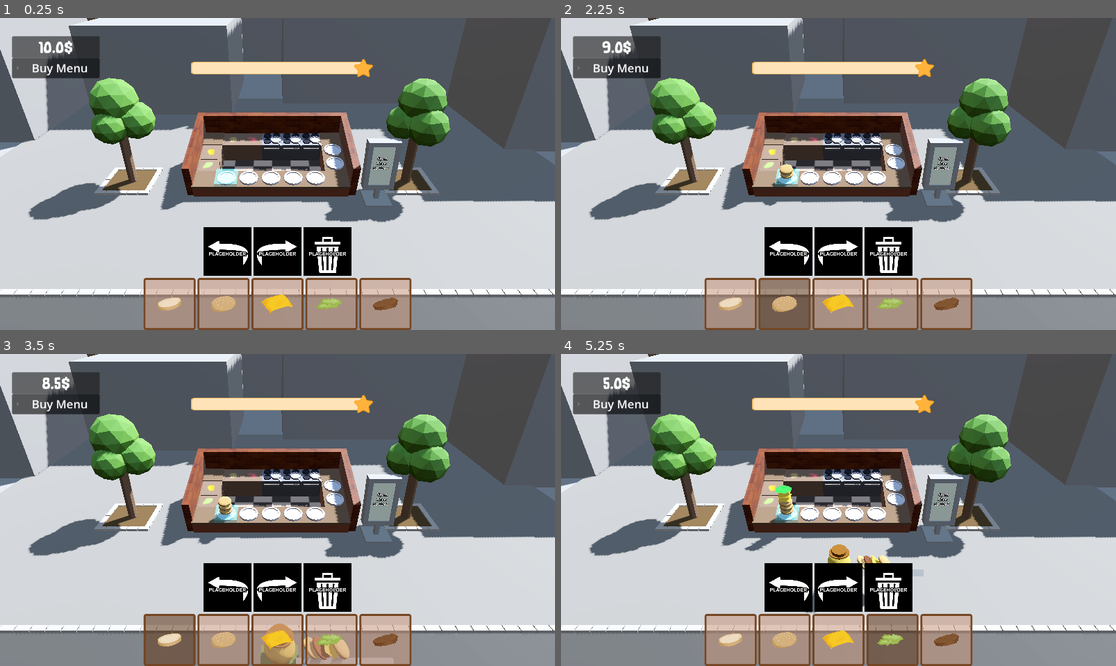
Above: before the commit, frames 1-4 (two rows, left to right).
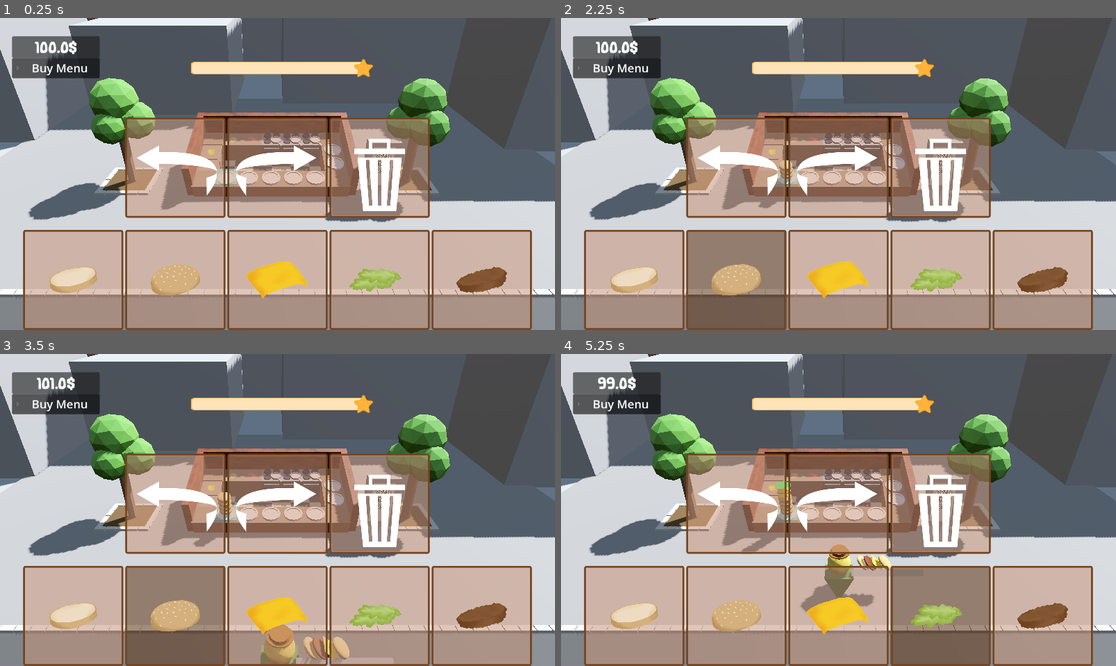
Above: after the commit, the same moments.

Repository: thewasmans/2026-game-jam-burger-truck
Game: Godot game, scene res://scenes/main.tscn
Same seed, same stepped clock (60 frames per second), same inputs: the game is played once before the commit and once after it.
Inputs (mouse positions are in pixels of both pictures, inside the frame that each line leads up to):
- Up to frame 1 (0.25 s): no input
- Up to frame 2 (2.25 s): click (733, 305) at 0.52 s; click (633, 280) at 1.27 s; click (783, 305) at 2.02 s
- Up to frame 3 (3.5 s): click (177, 616) at 2.77 s
- Up to frame 4 (5.25 s): click (838, 641) at 3.52 s; click (838, 616) at 4.27 s; click (894, 641) at 5.02 s

The runs differ from the first frame. In frame 1, 41% of the frame differs, in the area x 4-96%, y 7-100%; in frame 2, 42%; in frame 3, 41%; in frame 4, 42%.

Commit message:
Improve features game

Diff:
--- a/contents/prefabs/kitchen/timer_board.tscn
+++ b/contents/prefabs/kitchen/timer_board.tscn
@@ -63,3 +63,5 @@
 
 [node name="Label3D" type="Label3D" parent="." unique_id=615302430]
 transform = Transform3D(-1, 0, 8.742278e-08, 0, 1, 0, -8.742278e-08, 0, -1, 0, 1.952822, -0.1800667)
+pixel_size = 0.0075
+text = "00:00"
--- a/contents/prefabs/ui/game_ui.tscn
+++ b/contents/prefabs/ui/game_ui.tscn
@@ -7,18 +7,6 @@
 [ext_resource type="PackedScene" uid="uid://b8q3ynq5ni8tq" path="res://contents/prefabs/ui/buy_menu_ui.tscn" id="5_ytt4t"]
 [ext_resource type="Texture2D" uid="uid://c5vhv8j1pq7ok" path="res://contents/ui/assets/right_arrow.png" id="6_ckmay"]
 [ext_resource type="Texture2D" uid="uid://bbtfkx7mh5t6o" path="res://contents/ui/assets/trash.png" id="7_ckmay"]
-
-[sub_resource type="StyleBoxFlat" id="StyleBoxFlat_3sry6"]
-bg_color = Color(0.6, 0.6, 0.6, 0)
-
-[sub_resource type="StyleBoxFlat" id="StyleBoxFlat_cdxd4"]
-bg_color = Color(0.6, 0.6, 0.6, 0)
-
-[sub_resource type="StyleBoxFlat" id="StyleBoxFlat_13grj"]
-bg_color = Color(0.6, 0.6, 0.6, 0)
-
-[sub_resource type="StyleBoxFlat" id="StyleBoxFlat_ckmay"]
-bg_color = Color(0.6, 0.6, 0.6, 0)
 
 [node name="GameUI" type="Control" unique_id=149232493 node_paths=PackedStringArray("reputation_slider", "container_buttons_ingredients", "money_label", "button_left", "button_right", "button_delete", "container_furnitures")]
 layout_mode = 3
@@ -59,8 +47,8 @@
 anchor_top = 1.0
 anchor_right = 1.0
 anchor_bottom = 1.0
-offset_top = -212.845
-offset_bottom = -112.84497
+offset_top = -433.0
+offset_bottom = -233.0
 grow_horizontal = 2
 grow_vertical = 0
 alignment = 1
@@ -69,23 +57,17 @@
 custom_minimum_size = Vector2(100, 100)
 layout_mode = 2
 theme = ExtResource("3_uuvj8")
-theme_override_styles/normal = SubResource("StyleBoxFlat_3sry6")
-theme_override_styles/hover = SubResource("StyleBoxFlat_cdxd4")
 icon = ExtResource("5_nkv2q")
 
 [node name="ButtonRight" type="Button" parent="HBoxControl" unique_id=1738100146]
 custom_minimum_size = Vector2(100, 100)
 layout_mode = 2
 theme = ExtResource("3_uuvj8")
-theme_override_styles/normal = SubResource("StyleBoxFlat_13grj")
-theme_override_styles/hover = SubResource("StyleBoxFlat_cdxd4")
 icon = ExtResource("6_ckmay")
 
 [node name="ButtonDelete" type="Button" parent="HBoxControl" unique_id=1508579575]
 layout_mode = 2
 theme = ExtResource("3_uuvj8")
-theme_override_styles/normal = SubResource("StyleBoxFlat_ckmay")
-theme_override_styles/hover = SubResource("StyleBoxFlat_cdxd4")
 icon = ExtResource("7_ckmay")
 
 [node name="HBoxIngredientsButton" type="HBoxContainer" parent="." unique_id=1966454403]
--- a/contents/ui/ingredients_theme.tres
+++ b/contents/ui/ingredients_theme.tres
@@ -26,7 +26,7 @@
 Button/colors/icon_hover_color = Color(1, 1, 1, 1)
 Button/colors/icon_hover_pressed_color = Color(1, 1, 1, 1)
 Button/colors/icon_normal_color = Color(1, 1, 1, 1)
-Button/constants/icon_max_width = 100
+Button/constants/icon_max_width = 200
 Button/styles/hover = ExtResource("1_33i5m")
 Button/styles/hover_pressed = ExtResource("1_33i5m")
 Button/styles/normal = SubResource("StyleBoxFlat_33i5m")
--- a/scenes/main.tscn
+++ b/scenes/main.tscn
@@ -75,6 +75,7 @@
 anchor_plates_clients = [NodePath("Level/Kitchen/AnchorPlateClients/AnchorClient01"), NodePath("Level/Kitchen/AnchorPla …(210 unchanged characters)…
 plate_selector = NodePath("Level/Selector")
 vfx_burger_disappear = NodePath("Level/Kitchen/AnchorPlateFood/VFX Burger Disappear/GPUParticles3D")
+default_amount_money = 100.0
 furnitures = Array[ExtResource("19_og1vs")]([SubResource("Resource_2wyq8"), ExtResource("22_fv21b"), ExtResource("23_tel4y"), ExtResource("24_qkpxi"), ExtResource("25_5q0nq")])
 
 [node name="Global" type="Node" parent="." unique_id=1804165768]
--- a/scripts/main.gd
+++ b/scripts/main.gd
@@ -78,6 +78,8 @@
 		add_child(_current_furniture_instance)
 
 func _process(_delta: float) -> void:
+	_money += _delta
+	game_ui.set_money_value(_money)
 	if is_instance_valid(_current_furniture_instance):
 		var camera: Camera3D = get_viewport().get_camera_3d()
 		if camera:
--- a/scripts/ui/game_ui.gd
+++ b/scripts/ui/game_ui.gd
@@ -27,6 +27,7 @@
 		var button = Button.new()
 		button.icon = ingredient.icon
 		button.theme = theme_ingredients
+		button.custom_minimum_size = Vector2(200, 200)
 		container_buttons_ingredients.add_child(button)
 		button.set_meta("ingredient", ingredient)
 		ingredients_buttons.append(button)
@@ -36,7 +37,7 @@
 		var button := Button.new()
 		button.icon = furniture.icon
 		button.text = furniture.name + " " + str(furniture.price) + "$"
-		button.custom_minimum_size = Vector2(100, 100)
+		button.custom_minimum_size = Vector2(200, 200)
 		button.theme = theme_ingredients
 		button.pressed.connect(func(): furniture_selected.emit(furniture))
 		container_furnitures.add_child(button)
@@ -48,10 +49,10 @@
 	var ingredient_texture := TextureRect.new()
 	ingredient_texture.texture = ingredient.icon
 	ingredient_texture.expand_mode = TextureRect.EXPAND_IGNORE_SIZE
-	ingredient_texture.custom_minimum_size = Vector2(100, 100)
+	ingredient_texture.custom_minimum_size = Vector2(200, 200)
 
 func set_money_value(value:float):
-	money_label.text = str(value) + "$"
+	money_label.text = str(floor(value)) + "$"
 
 func select_plate(side:int):
 	select_plate_changed.emit(side)
--- a/scripts/ui/score_timer_ui.gd
+++ b/scripts/ui/score_timer_ui.gd
@@ -5,7 +5,7 @@
 
 func _process(delta: float) -> void:
 	timer += delta
-	timer_label.text = "Open\n since:\n " + format_time(timer)
+	timer_label.text = "OPEN\n SINCE\n " + format_time(timer)
 
 func format_time(time_in_seconds: float) -> String:
 	var total_seconds = int(time_in_seconds)
@@ -14,4 +14,4 @@
 	var minutes = (total_seconds % 3600) / 60
 	var seconds = total_seconds % 60
 
-	return "%02d:%02d:%02d" % [hours, minutes, seconds]
+	return "%02d:%02d" % [minutes, seconds]
Binary file changed: contents/ui/assets/left_arrow.png
Binary file changed: contents/ui/assets/right_arrow.png
Binary file changed: contents/ui/assets/trash.png
Not shown: 1 places in data/ingredients/bun_bottom.tres that only renumber resources
Not shown: 1 places in scenes/main.tscn that only renumber resources
